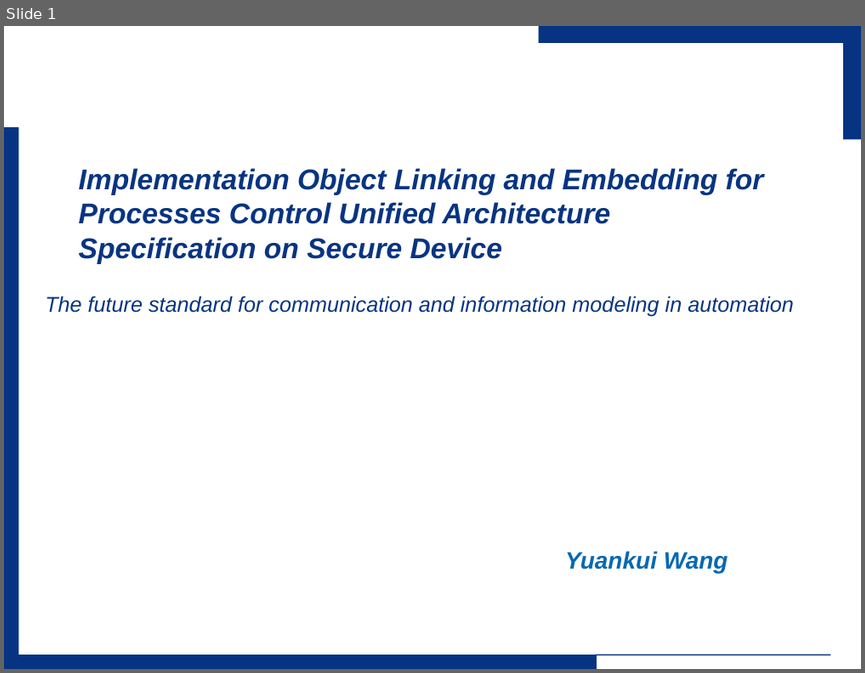
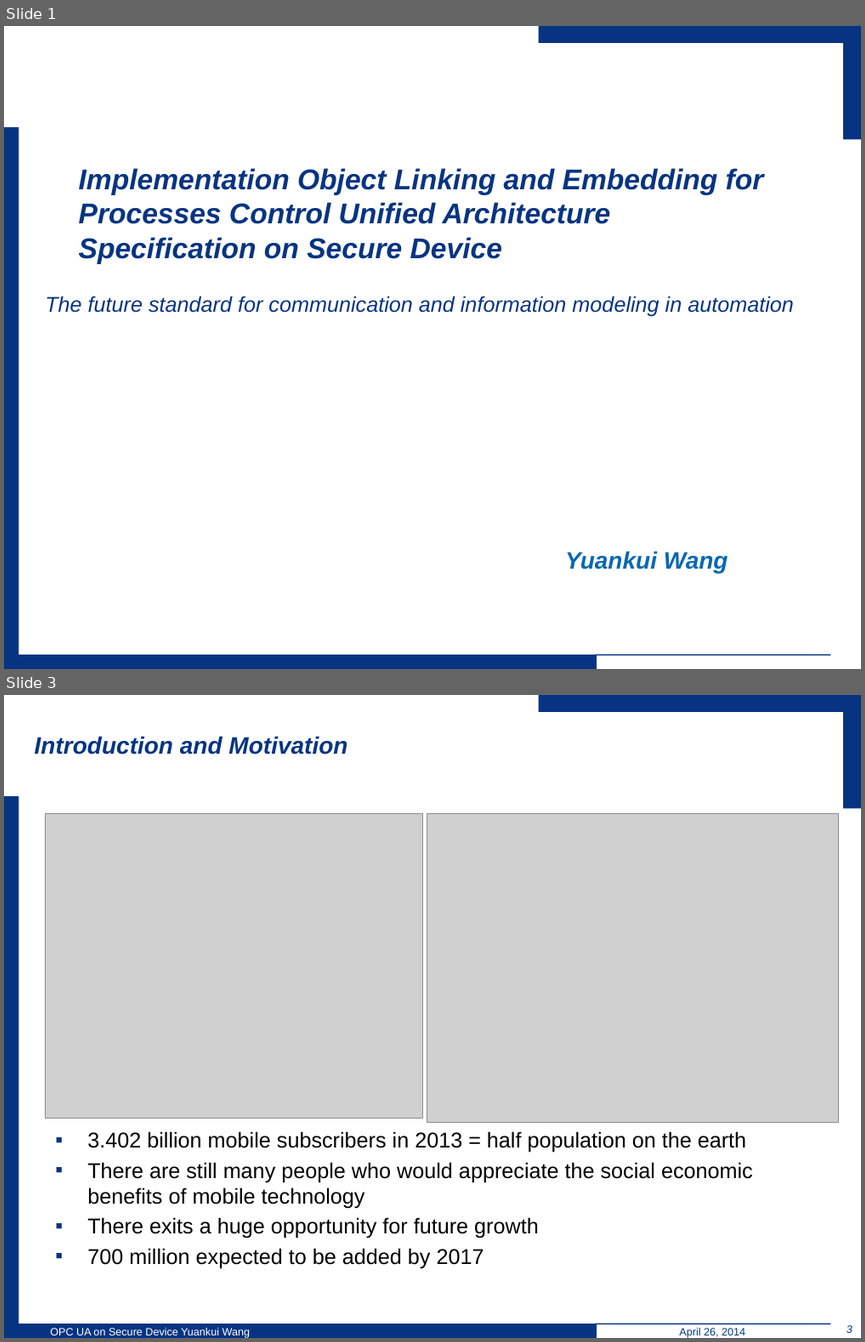
Before and after one commit to wsuetholz/opc-ua-wangyk-upb-morpho, a slide deck: ppt/Einleitung.pptx. Shown one above the other, each under a label of ours: slide 1 before the commit, slides 1 and 3 after it; the slides between them are not shown. The pictures are 865x673 and 865x1342 pixels, drawn with LibreOffice and Linux fonts; fonts in the diff are those of the drawing; grey boxes stand for pictures; background and template pictures are left out. Boxes give left, top, right and bottom in pixels: in the first picture for what was removed or moved away, otherwise in the second. Text is boxed around its words. In the diff, an @@ line names an element or a change of style, - is before the commit and + after.

```diff
--- a/ppt/Einleitung.pptx
+++ b/ppt/Einleitung.pptx
@@ slide 3 added at box(4, 695, 861, 1338), background #FFFFFF; not listed: 5 template elements that a slide beside it also shows @@
@@ title added at box(35, 736, 347, 755), 20 pt, text #073482, bold, italic @@
+Introduction and Motivation
@@ picture added at box(45, 813, 423, 1118) @@
@@ picture added at box(427, 813, 839, 1122) @@
@@ text added at box(87, 1131, 753, 1268), 18 pt, text #000000 @@
+▪ 3.402 billion mobile subscribers in 2013 = half population on the earth
+▪ There are still many people who would appreciate the social economic benefits of mobile technology
+▪ There exits a huge opportunity for future growth
+▪ 700 million expected to be added by 2017
@@ text added at box(50, 1327, 250, 1338), 9 pt, text #FFFFFF @@
+OPC UA on Secure Device Yuankui Wang
@@ text added at box(679, 1327, 745, 1338), 9 pt, text #073482 @@
+April 26, 2014
@@ page number added at box(846, 1325, 852, 1333), 9 pt, text #073482 @@
+3
```
Also in this commit, not shown: 17 slides changed, 3 other slides added, 1 slide removed.
